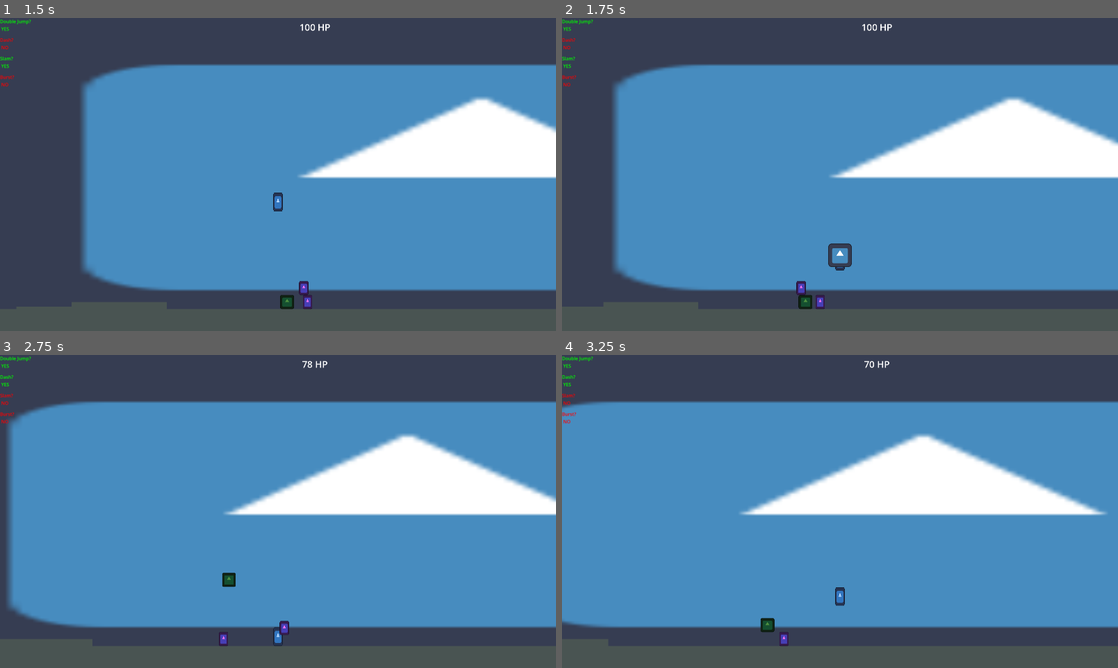
Above: before the commit, frames 1-4 (two rows, left to right).
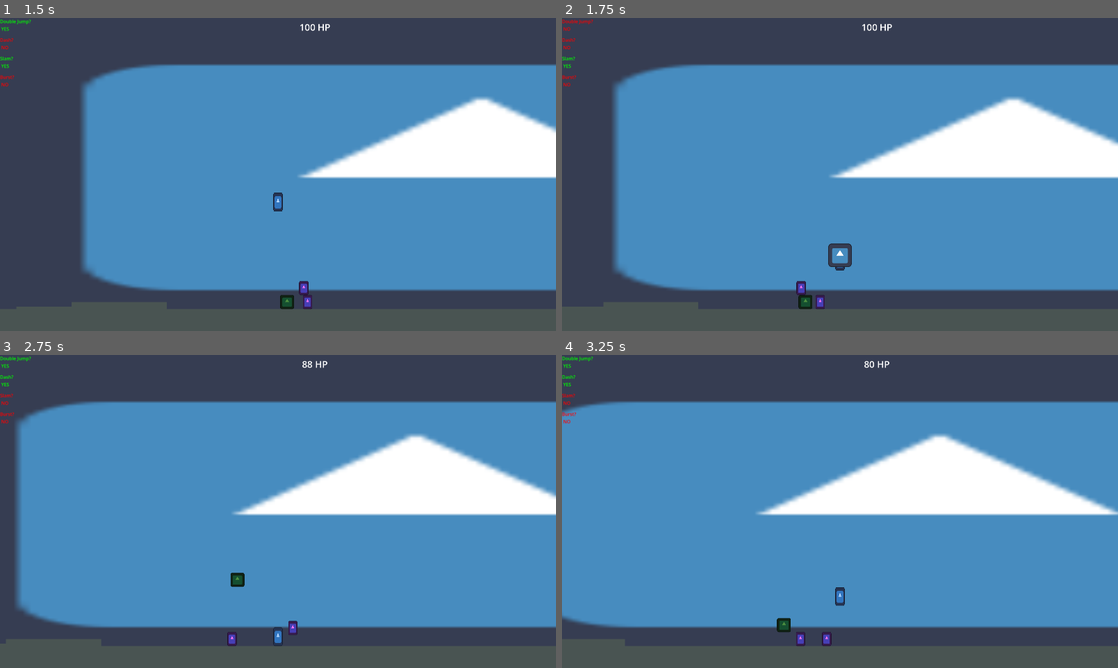
Above: after the commit, the same moments.

Repository: HeroHunterIguess/untitled-wip-game
Game: Godot game, scene res://scenes/worlds/main_world.tscn
Same seed, same stepped clock (60 frames per second), same inputs: the game is played once before the commit and once after it. The engine's default icon, where the game draws it, is replaced by a stand-in: a white triangle on a blue panel in a dark square.
Inputs (mouse positions are in pixels of both pictures, inside the frame that each line leads up to):
- Up to frame 1 (1.5 s): move the mouse to (400, 158) at 0.52 s; hold D (right) from 0.53 s (still down); tap Q (burst) at 0.6 s; tap Space (double jump) at 0.77, 1.07 s; tap Shift (dash) at 0.8, 1.35 s; move the mouse to (166, 190) at 1.27 s
- Up to frame 2 (1.75 s): keep holding D (right); tap Space (double jump) at 1.52 s; tap F (ground_slam) at 1.55 s
- Up to frame 3 (2.75 s): tap Space (double jump) at 1.82 s; move the mouse to (333, 442) at 2.02 s; release D (right) at 2.03 s; hold A (left) from 2.03 s (still down); tap F (ground_slam) at 2.1 s; click (333, 442) at 2.3 s
- Up to frame 4 (3.25 s): move the mouse to (812, 574) at 2.77 s; release A (left) at 2.78 s; hold D (right) from 2.78 s (still down); click (812, 574) at 2.85 s; tap Space (double jump) at 3.02, 3.05 s

Frame 1 is identical in both runs. In frame 2, less than 0.1% of the frame differs, in the area x 0-6%, y 0-5%; in frame 3, 3.9%, in the area x 1-100%, y 1-93%; in frame 4, 3.3%.

Commit message:
break burst enemy

Diff:
--- a/scenes/menus/death_screen.tscn
+++ b/scenes/menus/death_screen.tscn
@@ -7,5 +7,14 @@
 offset_top = 160.0
 offset_right = 624.0
 offset_bottom = 424.0
-theme_override_font_sizes/font_size = 50
+theme_override_font_sizes/font_size = 60
 text = "you are die."
+
+[node name="Label2" type="Label" parent="." unique_id=1056054611]
+offset_left = 344.0
+offset_top = 480.0
+offset_right = 1700.0
+offset_bottom = 648.0
+theme_override_colors/font_color = Color(1, 0, 0, 1)
+theme_override_font_sizes/font_size = 36
+text = "Zǎoshang hǎo zhōng guó, Xiànzài wǒ yǒu bīng qíl ín, Wǒ hěn xǐhuān bīng qí lín "
--- a/scripts/autoloads/data.gd
+++ b/scripts/autoloads/data.gd
@@ -6,6 +6,7 @@
 var slam_timer = 0.0
 var burst_timer = 0.0
 var can_freeze = true
+var slamming = false
 
 var player_health = 100
 
--- a/scripts/game/attacks/enemy_burst_attack.gd
+++ b/scripts/game/attacks/enemy_burst_attack.gd
@@ -1,12 +1,20 @@
 extends Area2D
 
-const DAMAGE = 12
-const KNOCKBACK = 1175
+const DAMAGE = 10
+const KNOCKBACK = 1050
+
+var initial_position
+
+func _ready():
+	initial_position = self.global_position
+
+func _process(_delta):
+	self.global_position = initial_position
 
 func _on_area_entered(area: Area2D) -> void:
 	# damage things in area
 	var object = area.get_parent()
-	if object.is_in_group("player"):
+	if object.is_in_group("player") && !data.slamming:
 		if object.has_method("take_dmg"):
 			object.take_dmg(DAMAGE)
 
--- a/scripts/game/player.gd
+++ b/scripts/game/player.gd
@@ -26,13 +26,12 @@
 
 # attack/ability related things
 var is_attacking = false
-var slamming = false
 var dashing = false
 var ground_slam = null
 
 
 func take_dmg(amount):
-	if !dashing && !slamming:
+	if !dashing && !data.slamming:
 		data.player_health -= amount
 		# hurt sfx/animations here:
 
@@ -59,7 +58,7 @@
 	if velocity.y > global.TERMINAL_VELOCITY:
 		velocity.y = global.TERMINAL_VELOCITY
 
-	if !frozen && !slamming:
+	if !frozen && !data.slamming:
 		# movement directions
 		if Input.is_action_pressed("left"):
 			velocity.x = move_toward(velocity.x, -SOFT_SPEED_CAP, global.FRICTION * delta)
@@ -85,7 +84,7 @@
 			dashing = false
 
 	# double/triple jumping
-	if Input.is_action_just_pressed("double jump") && !slamming:
+	if Input.is_action_just_pressed("double jump") && !data.slamming:
 		if !is_on_floor() && data.double_jumps > 0:
 			velocity.y = -JUMP_FORCE
 			data.double_jumps -= 1
@@ -108,11 +107,11 @@
 		current_gravity = global.GRAVITY
 
 	# check when ground slam hits ground
-	if slamming && is_on_floor():
+	if data.slamming && is_on_floor():
 		velocity.y = -SLAM_REBOUNCE
 
 		is_attacking = false
-		slamming = false
+		data.slamming = false
 		data.slam_timer = SLAM_COOLDOWN
 
 		# reset ground slam instance if it exists
@@ -175,7 +174,7 @@
 		data.player_health = 100
 
 	# spawn melee attack
-	if Input.is_action_just_pressed("melee") && !is_attacking && !slamming:
+	if Input.is_action_just_pressed("melee") && !is_attacking && !data.slamming:
 		var melee_attack = melee_preload.instantiate()
 		add_child(melee_attack)
 
@@ -196,7 +195,7 @@
 		# spawn hitbox and set positiong
 		ground_slam = ground_slam_preload.instantiate()
 		add_child(ground_slam)
-		slamming = true
+		data.slamming = true
 
 		ground_slam.global_position = Vector2(self.global_position.x, self.global_position.y - 20)
 
--- a/scripts/ui/game_ui.gd
+++ b/scripts/ui/game_ui.gd
@@ -5,7 +5,7 @@
 	$health.text = str(data.player_health) + " HP"
 
 	# display ability statuses
-	if data.double_jumps >= 0:
+	if data.double_jumps > 0:
 		$double_jump_text.text = "Double Jump? \n YES"
 		$double_jump_text.set("theme_override_colors/font_color", Color(0, 1, 0))
 	else:
